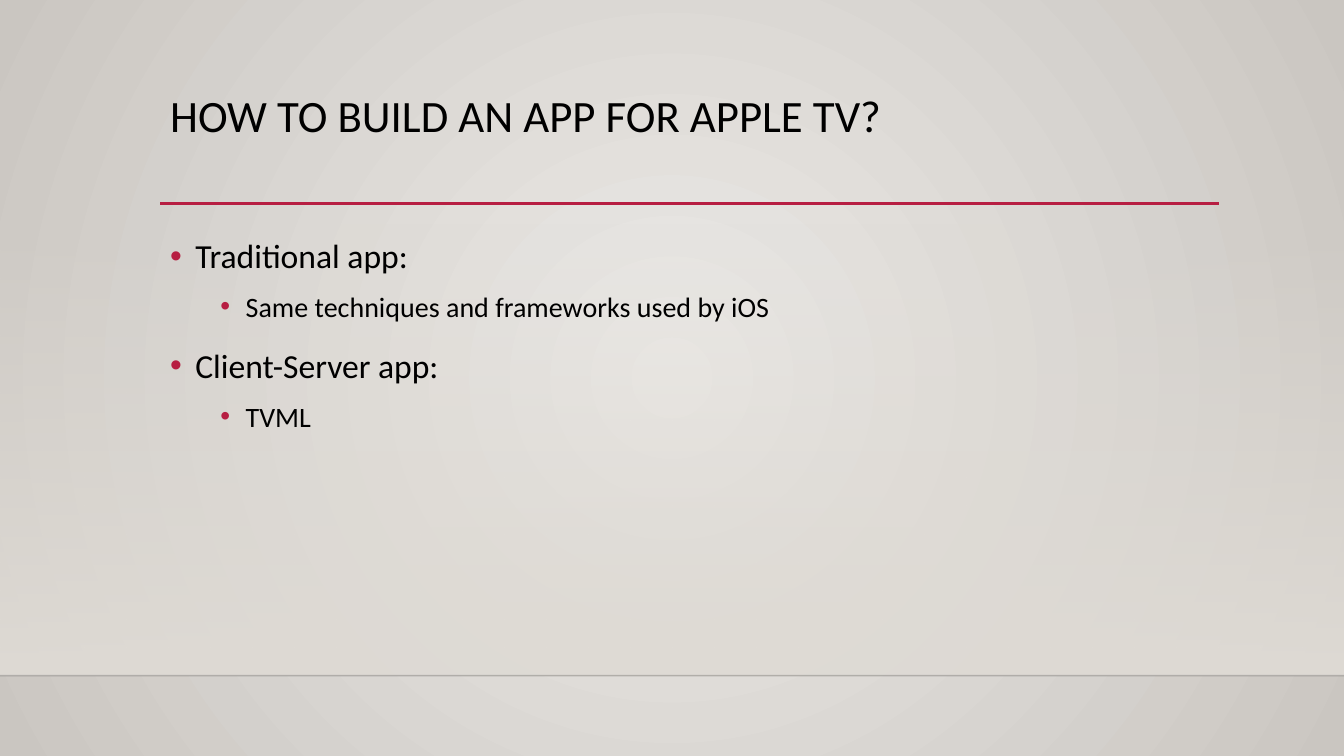
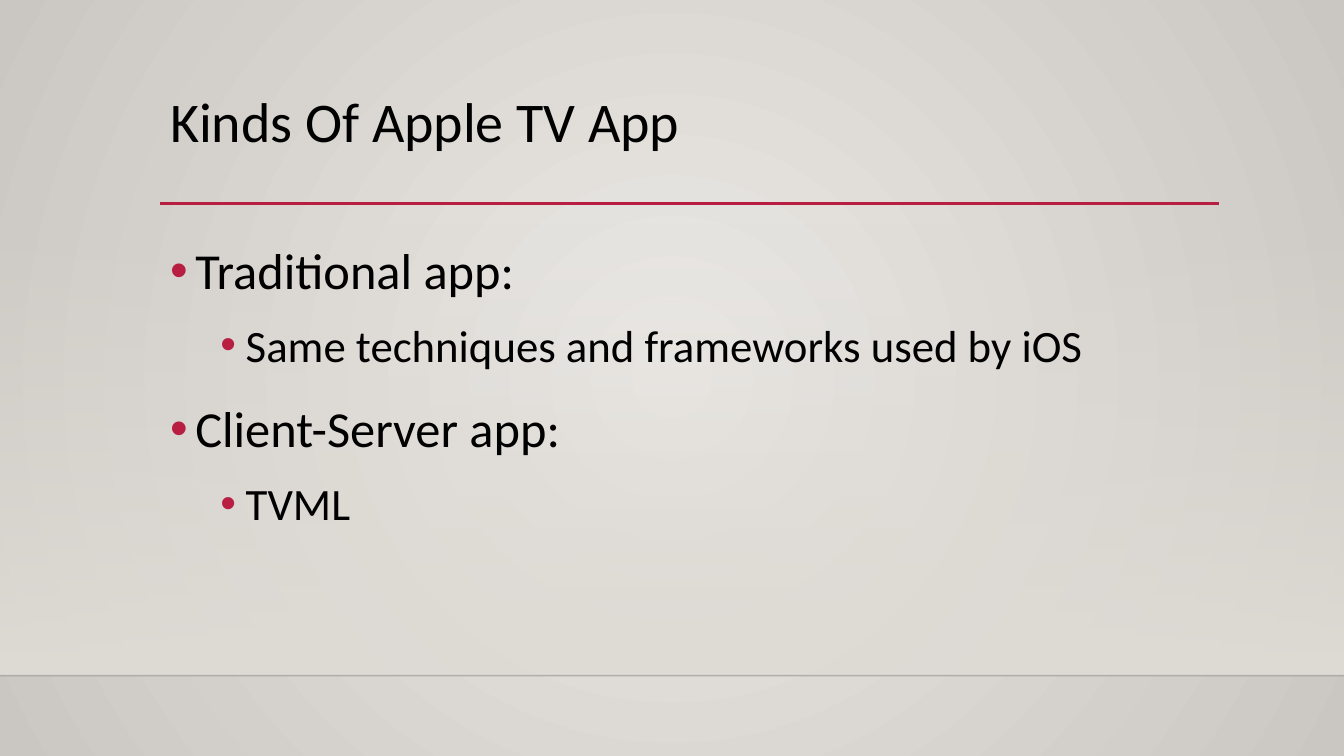
Before and after one commit to ThanhTurin/iOS-meetup-sg, a slide deck: slide 13 of Presentation.pptx (slide 8 before the commit). Drawn at 1344x756 pixels with LibreOffice and Linux fonts; fonts in the diff are those of the drawing; background and template pictures are left out. Boxes give left, top, right and bottom in pixels: in the first picture for what was removed or moved away, otherwise in the second. Text is boxed around its words. In the diff, an @@ line names an element or a change of style, - is before the commit and + after.

```diff
--- a/Presentation.pptx
+++ b/Presentation.pptx
@@ title at [170,103,679,151]: text changed; size 32 to 40 pt @@
-HOW TO BUILD AN APP FOR APPLE TV?
+Kinds Of Apple TV App
@@ text "Traditional app:" at [195,254,1082,520]: size 24 to 36 pt in "Traditional app:", "Client-Server app:"; size 20 to 32 pt in "Same techniques and frameworks used by iOS", "TVML" @@
```
Also in this commit, not shown: 8 other slides changed, 11 slides added, 1 other file.
